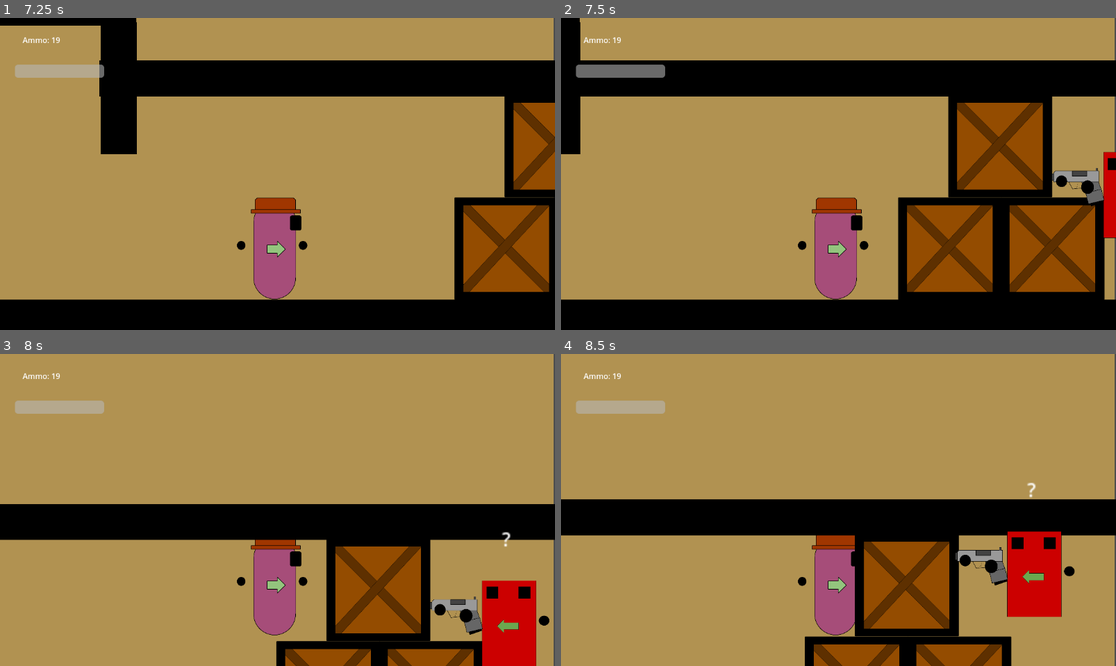
Above: before the commit, frames 1-4 (two rows, left to right).
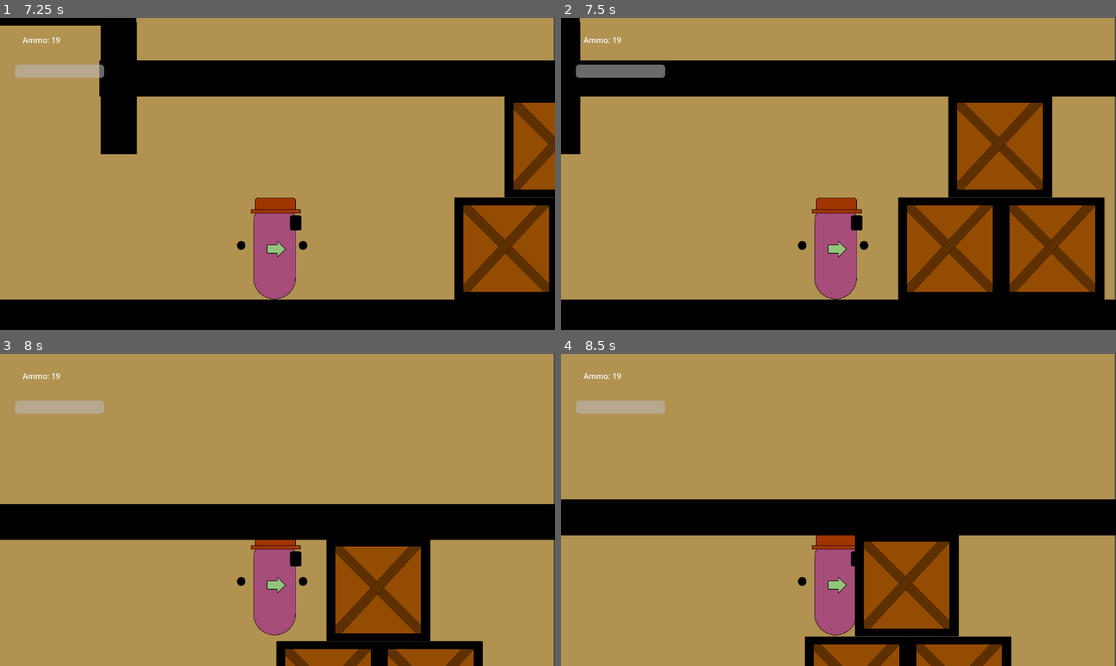
Above: after the commit, the same moments.

Repository: TrinityXon/No-Excuses-Nathan
Game: Godot game, scene res://Levels/UILevels/MainMenu.tscn
The game is run twice, just before and just after one commit, with the same random seed, the same clock (stepped at 60 frames per second) and the same inputs. The engine's default icon, where the game draws it, is replaced by a stand-in: a white triangle on a blue panel in a dark square.
Inputs:
- Up to frame 1 (7.25 s): click "Play" at 0.5 s; tap Enter at 1.25 s; hold Right (Move_Right) 1.28-2.78 s; tap F (Pickup) at 1.35, 4.35 s; tap W (Jump) at 1.52, 2.27, 3.77, 4.52, 5.27, 6.77 s; tap Ctrl (Shoot) at 2.1, 5.1 s; hold Left (MoveLeft) 2.78-5.03 s; tap C (crouch) at 2.85, 5.85 s; tap Tab (equip) at 3.6, 6.6 s; hold Right (Move_Right) from 5.03 s (still down)
- Up to frame 2 (7.5 s): keep holding Right (Move_Right); tap F (Pickup) at 7.35 s
- Up to frame 3 (8 s): keep holding Right (Move_Right); tap W (Jump) at 7.52 s
- Up to frame 4 (8.5 s): keep holding Right (Move_Right); tap Ctrl (Shoot) at 8.1 s; tap W (Jump) at 8.27 s

Frame 1 is identical in both runs. In frame 2, 1.2% of the frame differs, in the area x 88-100%, y 42-71%; in frame 3, 3.4%; in frame 4, 3.4%, in the area x 71-93%, y 41-85%.

Commit message:
Main hall completed. (Last functioning state January the 24th, Saturday))

Diff:
--- /dev/null
+++ b/Game_Objects/Background_Non_Collision/The_Marston_Estate/Pillar.tscn
@@ -0,0 +1,11 @@
+[gd_scene load_steps=3 format=3 uid="uid://0536y12sjmtb"]
+
+[ext_resource type="PackedScene" uid="uid://bpg6gyva0ftsl" path="res://Game_Objects/Background_Non_Collision/DecorationsBase.tscn" id="1_k8c4k"]
+[ext_resource type="Texture2D" uid="uid://dv4hywo5ovjwl" path="res://ArtSprite/Props/The_Marston_Estate/Pillar.png" id="2_l0kf3"]
+
+[node name="DecorationsBase" instance=ExtResource("1_k8c4k")]
+
+[node name="Sprite2D" parent="." index="0"]
+z_index = -1
+scale = Vector2(0.413889, 0.413889)
+texture = ExtResource("2_l0kf3")
--- /dev/null
+++ b/Game_Objects/Destructibles/Props/The_Marston_Estate_Props/Chandelier.tscn
@@ -0,0 +1,32 @@
+[gd_scene load_steps=4 format=3 uid="uid://bcdkcbook1q1r"]
+
+[ext_resource type="PackedScene" uid="uid://bq4uhhl8cv1a4" path="res://Game_Objects/Destructibles/Base/DestructibleBase.tscn" id="1_j5anj"]
+[ext_resource type="Texture2D" uid="uid://0ch3gamr44rc" path="res://ArtSprite/Props/Chandelier.png" id="2_t14as"]
+
+[sub_resource type="RectangleShape2D" id="RectangleShape2D_sb5xw"]
+
+[node name="Area2D" instance=ExtResource("1_j5anj")]
+scale = Vector2(1.38178, 1.38178)
+
+[node name="CollisionShape2D" parent="." index="0"]
+position = Vector2(-8, -13)
+scale = Vector2(2.05763, 0.401747)
+
+[node name="Icon" parent="." index="1"]
+scale = Vector2(0.422222, 0.422222)
+texture = ExtResource("2_t14as")
+
+[node name="CollisionShape2D" parent="StaticBody2D" index="0"]
+position = Vector2(-8, -18)
+scale = Vector2(6.76, 0.399999)
+
+[node name="healthMonitor" parent="." index="3"]
+maxHealth = 50.0
+
+[node name="StaticBody2D2" type="StaticBody2D" parent="." index="9"]
+
+[node name="CollisionShape2D" type="CollisionShape2D" parent="StaticBody2D2" index="0"]
+visible = false
+position = Vector2(-9, -95)
+scale = Vector2(1.36, 5.2)
+shape = SubResource("RectangleShape2D_sb5xw")
--- /dev/null
+++ b/Game_Objects/Destructibles/Props/The_Marston_Estate_Props/Sofa_MainHall.tscn
@@ -0,0 +1,20 @@
+[gd_scene load_steps=3 format=3 uid="uid://dhlmdl6lxli1c"]
+
+[ext_resource type="PackedScene" uid="uid://bq4uhhl8cv1a4" path="res://Game_Objects/Destructibles/Base/DestructibleBase.tscn" id="1_po3te"]
+[ext_resource type="Texture2D" uid="uid://cp3oerdoq7ke1" path="res://ArtSprite/Props/The_Marston_Estate/Sofa_Main_Halls.png" id="2_o23hg"]
+
+[node name="Area2D" instance=ExtResource("1_po3te")]
+scale = Vector2(0.399999, 0.399999)
+
+[node name="CollisionShape2D" parent="." index="0"]
+position = Vector2(-1, 4)
+scale = Vector2(2.12, 2.08)
+
+[node name="Icon" parent="." index="1"]
+scale = Vector2(0.6, 0.6)
+texture = ExtResource("2_o23hg")
+
+[node name="CollisionShape2D" parent="StaticBody2D" index="0"]
+visible = true
+position = Vector2(-5.00001, 10)
+scale = Vector2(7.12621, 2.01799)
--- /dev/null
+++ b/Game_Objects/Destructibles/Props/The_Marston_Estate_Props/Statue.tscn
@@ -0,0 +1,20 @@
+[gd_scene load_steps=3 format=3 uid="uid://bdlhdljwpgr4v"]
+
+[ext_resource type="PackedScene" uid="uid://bq4uhhl8cv1a4" path="res://Game_Objects/Destructibles/Base/DestructibleBase.tscn" id="1_obxxq"]
+[ext_resource type="Texture2D" uid="uid://bier22yblkl3u" path="res://ArtSprite/Props/The_Marston_Estate/Statue.png" id="2_cp3r5"]
+
+[node name="Area2D" instance=ExtResource("1_obxxq")]
+
+[node name="CollisionShape2D" parent="." index="0"]
+visible = true
+position = Vector2(-5, -1)
+
+[node name="Icon" parent="." index="1"]
+position = Vector2(-1, -37)
+scale = Vector2(0.327778, 0.327778)
+texture = ExtResource("2_cp3r5")
+
+[node name="CollisionShape2D" parent="StaticBody2D" index="0"]
+visible = true
+position = Vector2(-3, 13)
+scale = Vector2(2.71823, 0.88)
--- /dev/null
+++ b/Game_Objects/Destructibles/Props/The_Marston_Estate_Props/mainHallTable.tscn
@@ -0,0 +1,21 @@
+[gd_scene load_steps=3 format=3 uid="uid://ch8wh7ro4obxr"]
+
+[ext_resource type="PackedScene" uid="uid://bq4uhhl8cv1a4" path="res://Game_Objects/Destructibles/Base/DestructibleBase.tscn" id="1_brrxy"]
+[ext_resource type="Texture2D" uid="uid://d1hj2j17g64sx" path="res://ArtSprite/Props/The_Marston_Estate/Main_Hall_Table.png" id="2_6lvtw"]
+
+[node name="Area2D" instance=ExtResource("1_brrxy")]
+scale = Vector2(0.399997, 0.399997)
+
+[node name="CollisionShape2D" parent="." index="0"]
+position = Vector2(2, 22)
+scale = Vector2(4.02, 3.12024)
+
+[node name="Icon" parent="." index="1"]
+texture = ExtResource("2_6lvtw")
+
+[node name="CollisionShape2D" parent="StaticBody2D" index="0"]
+position = Vector2(8, 11)
+scale = Vector2(13.68, 2.28)
+
+[node name="healthMonitor" parent="." index="3"]
+maxHealth = 30.0
--- a/Game_Objects/Enemies/Crackhead_Puny.tscn
+++ b/Game_Objects/Enemies/Crackhead_Puny.tscn
@@ -29,6 +29,7 @@
 texture = ExtResource("2_qdjv5")
 
 [node name="Pistol" parent="gunParent" index="0" instance=ExtResource("3_jcc36")]
+damage = 5.0
 
 [node name="ShotCheck" type="RayCast2D" parent="gunParent" index="1"]
 unique_name_in_owner = true
--- a/Game_Objects/Enemies/Enemy_Base.gd
+++ b/Game_Objects/Enemies/Enemy_Base.gd
@@ -94,9 +94,9 @@
 	else:
 		visionCone.visible = false
 
-
-	for points in travelPoints:
-		TravelPointsVector.append(Vector2(round(points.global_position.x), round(points.global_position.y)))
+	if travelPoints != null:
+		for points in travelPoints:
+			TravelPointsVector.append(Vector2(round(points.global_position.x), round(points.global_position.y)))
 
 func _physics_process(delta):
 	flip_enemy()
--- /dev/null
+++ b/Game_Objects/Interactable/Elevator.tscn
@@ -0,0 +1,9 @@
+[gd_scene load_steps=3 format=3 uid="uid://boaiwxrakmajw"]
+
+[ext_resource type="PackedScene" uid="uid://bur5u1p2bwm08" path="res://Game_Objects/Enemies/Doors/BaseDoor.tscn" id="1_m75mr"]
+[ext_resource type="Texture2D" uid="uid://cppgdgbjfya5j" path="res://ArtSprite/Interactables/Elevator.png" id="2_iectp"]
+
+[node name="BaseDoor" instance=ExtResource("1_m75mr")]
+
+[node name="Door" parent="." index="1"]
+texture = ExtResource("2_iectp")
--- a/Levels/The_Marston_Estate/Floor_1/floor_1.tscn
+++ b/Levels/The_Marston_Estate/Floor_1/floor_1.tscn
@@ -19,6 +19,12 @@
 [ext_resource type="PackedScene" uid="uid://cpyi48f1fnqev" path="res://Game_Objects/Destructibles/Props/The_Marston_Estate_Props/Kitchen_Table.tscn" id="15_04t3h"]
 [ext_resource type="PackedScene" uid="uid://cyp6fm0ftgv1d" path="res://Game_Objects/Background_Non_Collision/The_Marston_Estate/KitchenDrawer.tscn" id="16_4bw7p"]
 [ext_resource type="PackedScene" uid="uid://cmik0pxe5mwkt" path="res://Game_Objects/Destructibles/Props/Sofa.tscn" id="19_1np0n"]
+[ext_resource type="PackedScene" uid="uid://bcdkcbook1q1r" path="res://Game_Objects/Destructibles/Props/The_Marston_Estate_Props/Chandelier.tscn" id="20_d6t3w"]
+[ext_resource type="PackedScene" uid="uid://ch8wh7ro4obxr" path="res://Game_Objects/Destructibles/Props/The_Marston_Estate_Props/mainHallTable.tscn" id="21_afuwc"]
+[ext_resource type="PackedScene" uid="uid://dhlmdl6lxli1c" path="res://Game_Objects/Destructibles/Props/The_Marston_Estate_Props/Sofa_MainHall.tscn" id="22_xedl0"]
+[ext_resource type="PackedScene" uid="uid://0536y12sjmtb" path="res://Game_Objects/Background_Non_Collision/The_Marston_Estate/Pillar.tscn" id="23_tjsfw"]
+[ext_resource type="PackedScene" uid="uid://bdlhdljwpgr4v" path="res://Game_Objects/Destructibles/Props/The_Marston_Estate_Props/Statue.tscn" id="24_pyya3"]
+[ext_resource type="PackedScene" uid="uid://boaiwxrakmajw" path="res://Game_Objects/Interactable/Elevator.tscn" id="25_rm6dx"]
 
 [node name="Floor1" type="Node2D"]
 position = Vector2(3216, -171)
@@ -210,11 +216,6 @@
 rotation = -4.71238
 scale = Vector2(2.68, 0.360002)
 
-[node name="GroundLevel19" parent="Environment/Rooms/DiningRoom" instance=ExtResource("1_wy6xv")]
-position = Vector2(2399, 401)
-rotation = -6.28318
-scale = Vector2(2.68, 0.360002)
-
 [node name="GroundLevel18" parent="Environment/Rooms/DiningRoom" instance=ExtResource("1_wy6xv")]
 position = Vector2(1588, 309)
 rotation = -6.28318
@@ -234,12 +235,89 @@
 
 [node name="Main_Hall" type="Node2D" parent="Environment/Rooms"]
 
+[node name="GroundLevel26" parent="Environment/Rooms/Main_Hall" instance=ExtResource("1_wy6xv")]
+position = Vector2(4049, 378)
+rotation = -3.14158
+scale = Vector2(0.969556, -0.279632)
+
+[node name="GroundLevel19" parent="Environment/Rooms/Main_Hall" instance=ExtResource("1_wy6xv")]
+position = Vector2(2679, 401)
+scale = Vector2(7.04, 0.360002)
+
+[node name="GroundLevel20" parent="Environment/Rooms/Main_Hall" instance=ExtResource("1_wy6xv")]
+position = Vector2(3132, 785)
+rotation = -1.57078
+scale = Vector2(1.12002, 0.360002)
+
+[node name="GroundLevel22" parent="Environment/Rooms/Main_Hall" instance=ExtResource("1_wy6xv")]
+position = Vector2(3121, 295)
+rotation = -1.57078
+scale = Vector2(1.79636, 0.3601)
+
+[node name="GroundLevel24" parent="Environment/Rooms/Main_Hall" instance=ExtResource("1_wy6xv")]
+position = Vector2(4109, 467)
+rotation = -1.57078
+scale = Vector2(4.15636, 0.3601)
+
+[node name="GroundLevel21" parent="Environment/Rooms/Main_Hall" instance=ExtResource("1_wy6xv")]
+position = Vector2(3623, 727)
+scale = Vector2(7.72002, 0.360002)
+
+[node name="GroundLevel23" parent="Environment/Rooms/Main_Hall" instance=ExtResource("1_wy6xv")]
+position = Vector2(3626, 200)
+scale = Vector2(7.72002, 0.360002)
+
+[node name="GroundLevel25" parent="Environment/Rooms/Main_Hall" instance=ExtResource("1_wy6xv")]
+position = Vector2(3513, 381)
+scale = Vector2(5.72003, 0.280002)
+
 [node name="Props" type="Node2D" parent="Environment/Rooms/Main_Hall"]
 
+[node name="Chandelier" parent="Environment/Rooms/Main_Hall/Props" instance=ExtResource("20_d6t3w")]
+position = Vector2(2668, 563)
+scale = Vector2(1.22179, 1.22179)
+
+[node name="Area2D" parent="Environment/Rooms/Main_Hall/Props" instance=ExtResource("21_afuwc")]
+position = Vector2(2655, 756)
+scale = Vector2(0.720007, 0.353684)
+
+[node name="Area2D2" parent="Environment/Rooms/Main_Hall/Props" instance=ExtResource("22_xedl0")]
+position = Vector2(2434, 763)
+
+[node name="Area2D3" parent="Environment/Rooms/Main_Hall/Props" instance=ExtResource("22_xedl0")]
+position = Vector2(2907, 759)
+flipSprite = true
+
+[node name="DecorationsBase" parent="Environment/Rooms/Main_Hall/Props" instance=ExtResource("23_tjsfw")]
+position = Vector2(3287, 545)
+scale = Vector2(1, 1.12)
+
+[node name="DecorationsBase2" parent="Environment/Rooms/Main_Hall/Props" instance=ExtResource("23_tjsfw")]
+position = Vector2(3531, 545)
+scale = Vector2(1, 1.12)
+
+[node name="DecorationsBase3" parent="Environment/Rooms/Main_Hall/Props" instance=ExtResource("23_tjsfw")]
+position = Vector2(3773, 541)
+scale = Vector2(1, 1.12)
+
+[node name="Area2D4" parent="Environment/Rooms/Main_Hall/Props" instance=ExtResource("24_pyya3")]
+position = Vector2(3410, 643)
+
+[node name="Box" parent="Environment/Rooms/Main_Hall/Props" instance=ExtResource("3_qbm2n")]
+position = Vector2(3907, 648)
+scale = Vector2(1.5, 1.5)
+
+[node name="Box2" parent="Environment/Rooms/Main_Hall/Props" instance=ExtResource("3_qbm2n")]
+position = Vector2(4023, 639)
+
+[node name="Box3" parent="Environment/Rooms/Main_Hall/Props" instance=ExtResource("3_qbm2n")]
+position = Vector2(4009, 530)
+scale = Vector2(1.26, 1.26)
+
 [node name="Hostiles" type="Node2D" parent="."]
 
 [node name="Enemies" parent="Hostiles" node_paths=PackedStringArray("player", "activationZones", "travelPoints") instance=ExtResource("6_8jkhy")]
-position = Vector2(-1365, 573)
+position = Vector2(-1338, 681)
 player = NodePath("../../Player/Nathan_Main")
 activationZones = NodePath("../../ActivationZones/HallwayEnemy")
 travelPoints = [NodePath("Points"), NodePath("Points2")]
@@ -252,7 +330,7 @@
 position = Vector2(142, 35.3333)
 
 [node name="Enemies2" parent="Hostiles" node_paths=PackedStringArray("player", "activationZones", "travelPoints") instance=ExtResource("6_8jkhy")]
-position = Vector2(-520, 491)
+position = Vector2(-518, 505)
 player = NodePath("../../Player/Nathan_Main")
 activationZones = NodePath("../../ActivationZones/TableEnemy")
 travelPoints = [NodePath("Points"), NodePath("Points2")]
@@ -278,11 +356,18 @@
 position = Vector2(102.667, 0)
 scale = Vector2(1.32, 1)
 
-[node name="Enemies4" parent="Hostiles" node_paths=PackedStringArray("player", "activationZones") instance=ExtResource("6_8jkhy")]
+[node name="Enemies4" parent="Hostiles" node_paths=PackedStringArray("player", "activationZones", "travelPoints") instance=ExtResource("6_8jkhy")]
 position = Vector2(580, 638)
 player = NodePath("../../Player/Nathan_Main")
 activationZones = NodePath("../../ActivationZones/Kitchen")
-usesVisionCone = false
+travelPoints = [NodePath("Points"), NodePath("Points2")]
+usesVisionCone = false
+
+[node name="Points" parent="Hostiles/Enemies4" instance=ExtResource("7_aplqc")]
+position = Vector2(-386.667, -425.333)
+scale = Vector2(0.666667, 0.666667)
+
+[node name="Points2" parent="Hostiles/Enemies4" instance=ExtResource("7_aplqc")]
 
 [node name="Enemies5" parent="Hostiles" node_paths=PackedStringArray("player", "activationZones", "travelPoints") instance=ExtResource("6_8jkhy")]
 position = Vector2(1481, 597)
@@ -297,11 +382,54 @@
 [node name="Points2" parent="Hostiles/Enemies5" instance=ExtResource("7_aplqc")]
 position = Vector2(138.667, 18)
 
-[node name="Enemies6" parent="Hostiles" node_paths=PackedStringArray("player", "activationZones") instance=ExtResource("6_8jkhy")]
+[node name="Enemies6" parent="Hostiles" node_paths=PackedStringArray("player", "activationZones", "travelPoints") instance=ExtResource("6_8jkhy")]
 position = Vector2(2043, 748)
 player = NodePath("../../Player/Nathan_Main")
 activationZones = NodePath("../../ActivationZones/DiningRoomEnemy2")
-usesVisionCone = false
+travelPoints = [NodePath("Points2"), NodePath("Points")]
+usesVisionCone = false
+
+[node name="Points2" parent="Hostiles/Enemies6" instance=ExtResource("7_aplqc")]
+position = Vector2(-104.667, 16.6667)
+
+[node name="Points" parent="Hostiles/Enemies6" instance=ExtResource("7_aplqc")]
+position = Vector2(91.3335, 18.6667)
+
+[node name="Enemies7" parent="Hostiles" node_paths=PackedStringArray("player", "activationZones", "travelPoints") instance=ExtResource("6_8jkhy")]
+position = Vector2(2656, 648)
+player = NodePath("../../Player/Nathan_Main")
+activationZones = NodePath("../../ActivationZones/MainHall_Rm_1")
+travelPoints = [NodePath("Points"), NodePath("Points2")]
+
+[node name="Points" parent="Hostiles/Enemies7" instance=ExtResource("7_aplqc")]
+position = Vector2(-97.3333, 28.6667)
+
+[node name="Points2" parent="Hostiles/Enemies7" instance=ExtResource("7_aplqc")]
+position = Vector2(102.667, 29.3333)
+
+[node name="Enemies8" parent="Hostiles" node_paths=PackedStringArray("player", "activationZones", "travelPoints") instance=ExtResource("6_8jkhy")]
+position = Vector2(3665, 635)
+player = NodePath("../../Player/Nathan_Main")
+activationZones = NodePath("../../ActivationZones/MainHall_Rm_2")
+travelPoints = [NodePath("Points"), NodePath("Points2")]
+
+[node name="Points" parent="Hostiles/Enemies8" instance=ExtResource("7_aplqc")]
+position = Vector2(102.667, 28)
+
+[node name="Points2" parent="Hostiles/Enemies8" instance=ExtResource("7_aplqc")]
+position = Vector2(-119.333, 25.3333)
+
+[node name="Enemies9" parent="Hostiles" node_paths=PackedStringArray("player", "activationZones", "travelPoints") instance=ExtResource("6_8jkhy")]
+position = Vector2(3466, 288)
+player = NodePath("../../Player/Nathan_Main")
+activationZones = NodePath("../../ActivationZones/MainHall_Rm_3")
+travelPoints = [NodePath("Points"), NodePath("Points2")]
+
+[node name="Points2" parent="Hostiles/Enemies9" instance=ExtResource("7_aplqc")]
+position = Vector2(247.333, 23.3333)
+
+[node name="Points" parent="Hostiles/Enemies9" instance=ExtResource("7_aplqc")]
+position = Vector2(-119.333, 34)
 
 [node name="Miscellaneous" type="Node2D" parent="."]
 
@@ -347,3 +475,20 @@
 [node name="DiningRoomEnemy2" parent="ActivationZones" instance=ExtResource("7_ocwhu")]
 position = Vector2(2036, 682)
 scale = Vector2(14.2104, -14.9615)
+
+[node name="MainHall_Rm_1" parent="ActivationZones" instance=ExtResource("7_ocwhu")]
+position = Vector2(2655, 641)
+scale = Vector2(27.172, -13.3954)
+
+[node name="MainHall_Rm_2" parent="ActivationZones" instance=ExtResource("7_ocwhu")]
+position = Vector2(3598, 591)
+scale = Vector2(27.172, -13.3954)
+
+[node name="MainHall_Rm_3" parent="ActivationZones" instance=ExtResource("7_ocwhu")]
+position = Vector2(3545, 295)
+scale = Vector2(27.172, -7.95539)
+
+[node name="BaseDoor" parent="." instance=ExtResource("25_rm6dx")]
+position = Vector2(3209, 298)
+scale = Vector2(1.56, 1.56)
+level = "res://Levels/UILevels/MainMenu.tscn"
Not shown: 1 places in Levels/The_Marston_Estate/Floor_1/floor_1.tscn that only renumber resources
